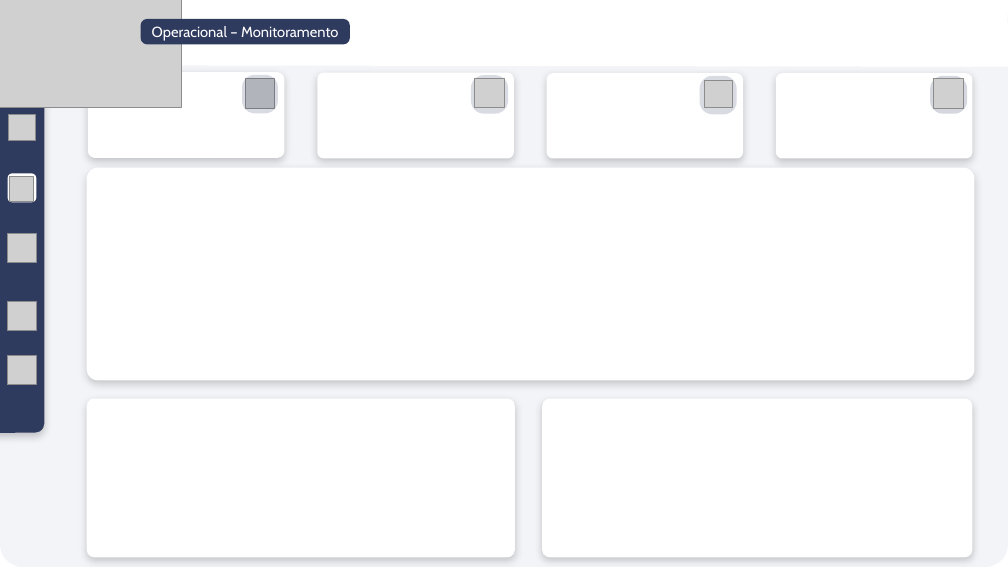
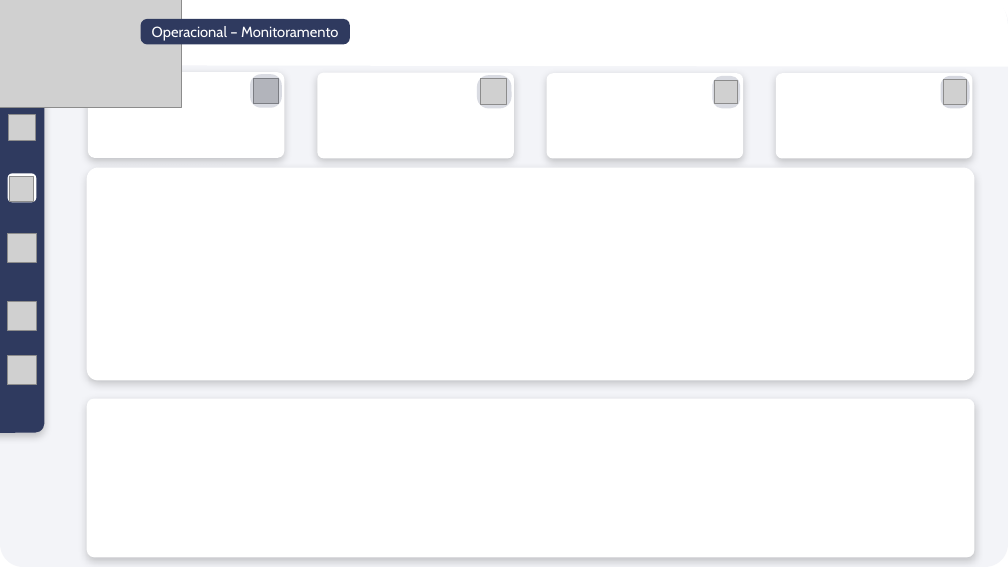
Before and after one commit to Lucas-Pires-ds/controle-orcamentario-analytics-pipeline, a slide deck: slide 1 of dashboards/Mockup dashboard (em construção).pptx. Drawn at 1008x567 pixels with LibreOffice and Linux fonts; fonts in the diff are those of the drawing; grey boxes stand for pictures. Boxes give left, top, right and bottom in pixels: in the first picture for what was removed or moved away, otherwise in the second. Text is boxed around its words. In the diff, an @@ line names an element or a change of style, - is before the commit and + after.

```diff
--- a/dashboards/Mockup dashboard (em construção).pptx
+++ b/dashboards/Mockup dashboard (em construção).pptx
@@ rounded rectangle resized from (x1=242, y1=75, x2=278, y2=113) to (x1=250, y1=74, x2=282, y2=107) @@
@@ picture resized from (x1=245, y1=79, x2=274, y2=108) to (x1=253, y1=79, x2=279, y2=104) @@
@@ rounded rectangle resized from (x1=471, y1=75, x2=508, y2=113) to (x1=477, y1=75, x2=512, y2=108) @@
@@ picture resized from (x1=475, y1=79, x2=504, y2=108) to (x1=481, y1=79, x2=507, y2=104) @@
@@ rounded rectangle resized from (x1=699, y1=76, x2=737, y2=114) to (x1=712, y1=76, x2=740, y2=108) @@
@@ picture resized from (x1=705, y1=81, x2=732, y2=108) to (x1=715, y1=81, x2=738, y2=104) @@
@@ rounded rectangle resized from (x1=930, y1=76, x2=967, y2=113) to (x1=941, y1=76, x2=969, y2=108) @@
@@ picture resized from (x1=934, y1=79, x2=963, y2=108) to (x1=944, y1=80, x2=966, y2=105) @@
@@ rounded rectangle resized from (x1=87, y1=399, x2=515, y2=557) to (x1=87, y1=399, x2=975, y2=557) @@
@@ rounded rectangle removed at (x1=542, y1=399, x2=972, y2=557) @@
```
Also in this commit, not shown: 3 other files.
